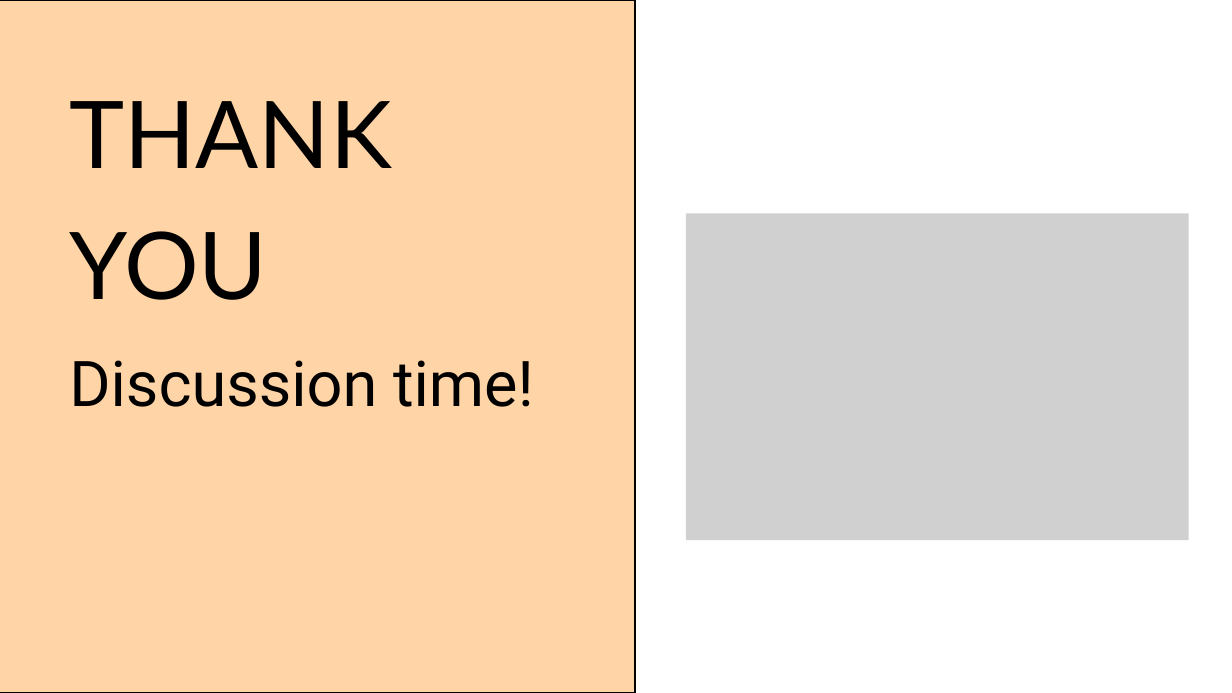
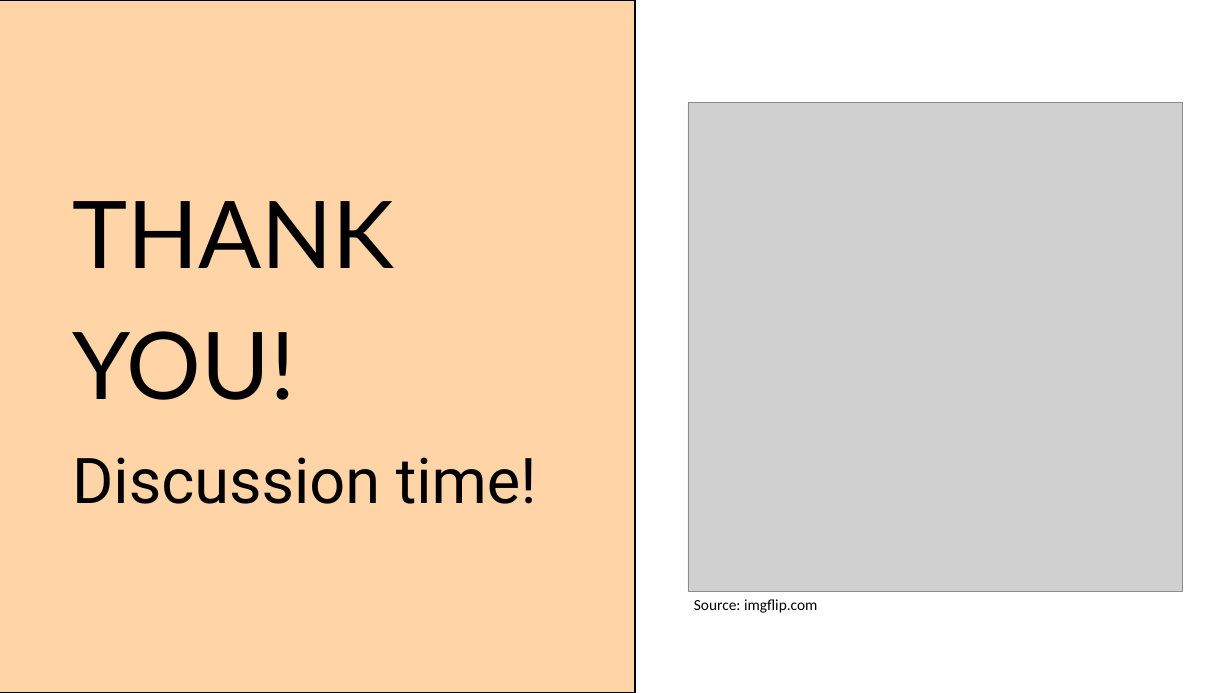
Before and after one commit to tinasophie15/tcpp_project_chatgpt_learning, a slide deck: slide 15 of Presentation.pptx. Drawn at 1232x693 pixels with LibreOffice and Linux fonts; fonts in the diff are those of the drawing; grey boxes stand for pictures. Boxes give left, top, right and bottom in pixels: in the first picture for what was removed or moved away, otherwise in the second. Text is boxed around its words. In the diff, an @@ line names an element or a change of style, - is before the commit and + after.

```diff
--- a/Presentation.pptx
+++ b/Presentation.pptx
@@ picture: place and size @@
-picture at box(686, 213, 1189, 540)
+picture at box(688, 102, 1183, 591)
@@ text "THANK": place and size @@
-text "THANK" at box(69, 101, 392, 300)
+text "THANK" at box(72, 201, 395, 400)
@@ text at box(72, 331, 295, 400): text changed @@
-YOU
+YOU!
@@ text "Discussion time!": place and size @@
-text "Discussion time!" at box(69, 360, 534, 407)
+text "Discussion time!" at box(72, 457, 537, 504)
@@ text added at box(694, 599, 817, 613), 18 pt, text #000000 @@
+Source: imgflip.com
```
Also in this commit, not shown: 2 other slides changed, 2 slides added, 2 slides removed.
